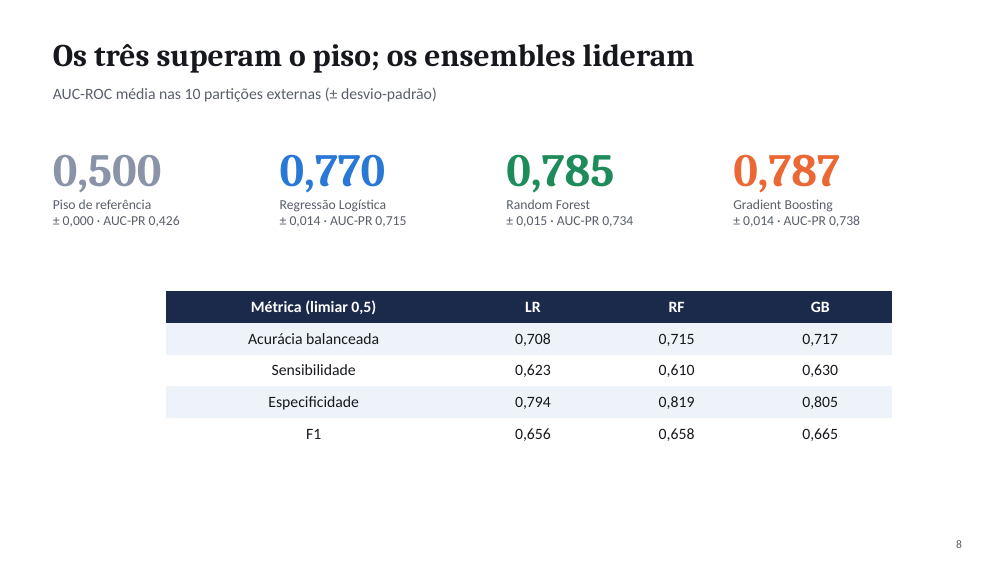
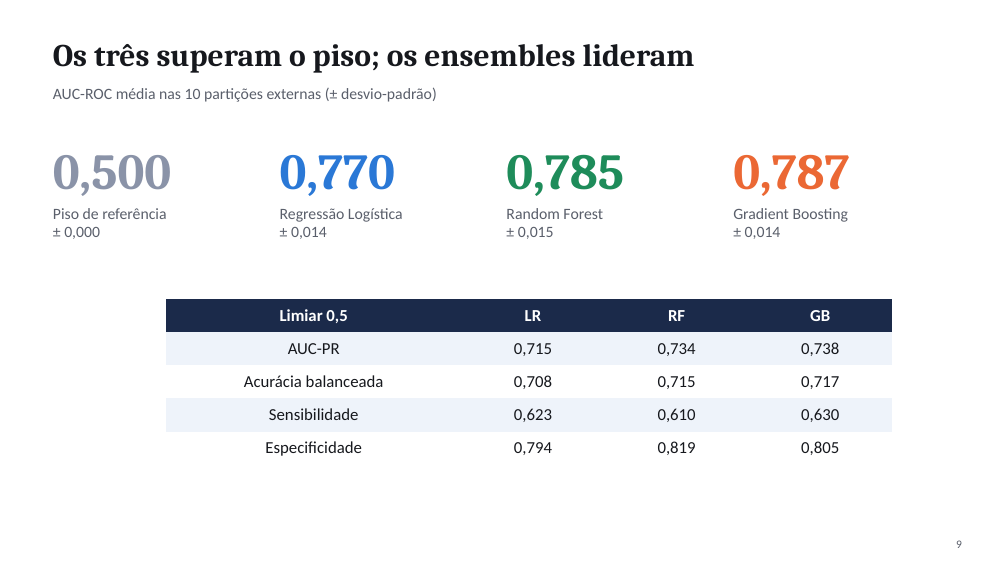
Before and after one commit to Murilo-Uchoa/mineracao-triagem-cardiopatia, a slide deck: slide 9 of slides/Apresentacao_A2.pptx (slide 8 before the commit). Drawn at 1008x567 pixels with LibreOffice and Linux fonts; fonts in the diff are those of the drawing. Boxes give left, top, right and bottom in pixels: in the first picture for what was removed or moved away, otherwise in the second. Text is boxed around its words. In the diff, an @@ line names an element or a change of style, - is before the commit and + after.

```diff
--- a/slides/Apresentacao_A2.pptx
+++ b/slides/Apresentacao_A2.pptx
@@ size 44 to 48 pt in 4 elements at (506, 154, 624, 196), (733, 154, 849, 196), (53, 155, 171, 196), (280, 155, 395, 196) @@
@@ text at (53, 208, 166, 219): size 13 to 15 pt in "Piso de referência" @@
@@ text "Piso de referência": place and size @@
-text "Piso de referência" at (53, 199, 180, 227)
+text "Piso de referência" at (53, 208, 166, 239)
@@ text at (280, 208, 403, 222): size 13 to 15 pt in "Regressão Logística" @@
@@ text "Regressão Logística": place and size @@
-text "Regressão Logística" at (280, 199, 406, 227)
+text "Regressão Logística" at (280, 208, 403, 239)
@@ text at (506, 208, 603, 219): size 13 to 15 pt in "Random Forest" @@
@@ text "Random Forest": place and size @@
-text "Random Forest" at (506, 199, 633, 227)
+text "Random Forest" at (506, 208, 603, 239)
@@ text at (733, 208, 849, 222): size 13 to 15 pt in "Gradient Boosting" @@
@@ text "Gradient Boosting": place and size @@
-text "Gradient Boosting" at (733, 199, 860, 227)
+text "Gradient Boosting" at (733, 208, 849, 239)
@@ text at (64, 227, 100, 239): text changed; size 13 to 15 pt @@
-± 0,000 · AUC-PR 0,426
+± 0,000
@@ text at (291, 227, 327, 239): text changed; size 13 to 15 pt @@
-± 0,014 · AUC-PR 0,715
+± 0,014
@@ text at (518, 227, 554, 239): text changed; size 13 to 15 pt @@
-± 0,015 · AUC-PR 0,734
+± 0,015
@@ text at (745, 227, 781, 239): text changed; size 13 to 15 pt @@
-± 0,014 · AUC-PR 0,738
+± 0,014
@@ table at (166, 299, 892, 460) @@
-row 1: Métrica (limiar 0,5) | LR | RF | GB
+row 1: Limiar 0,5 | LR | RF | GB
+row 2: AUC-PR | 0,715 | 0,734 | 0,738
-row 5: F1 | 0,656 | 0,658 | 0,665
@@ size 15 to 16 pt in "LR", "RF", "GB" @@
@@ table: place and size @@
-table at (166, 291, 892, 445)
+table at (166, 299, 892, 460)
```
Also in this commit, not shown: 9 other slides changed, 3 slides added, 2 slides removed, 3 other files.
